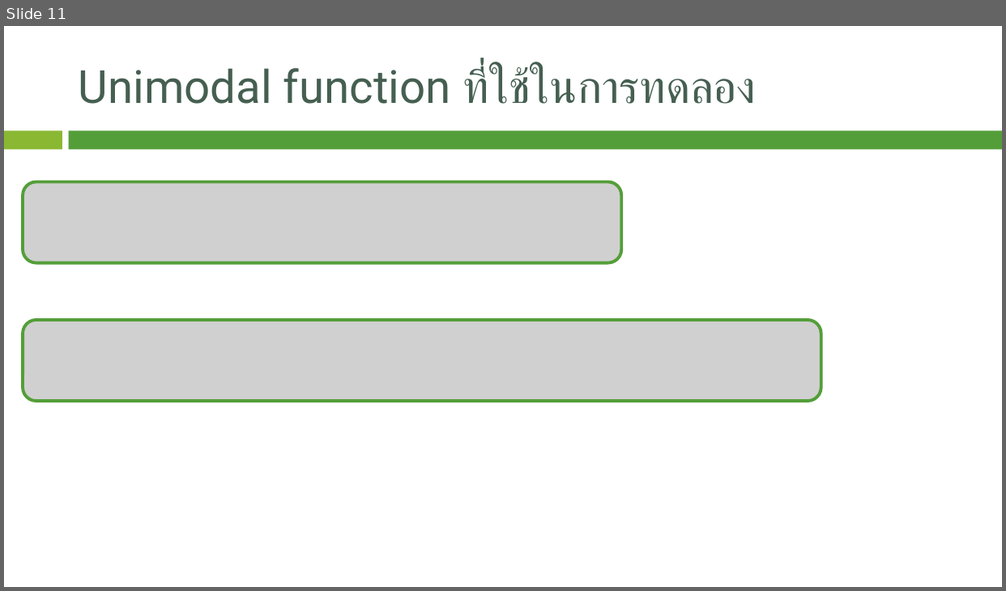
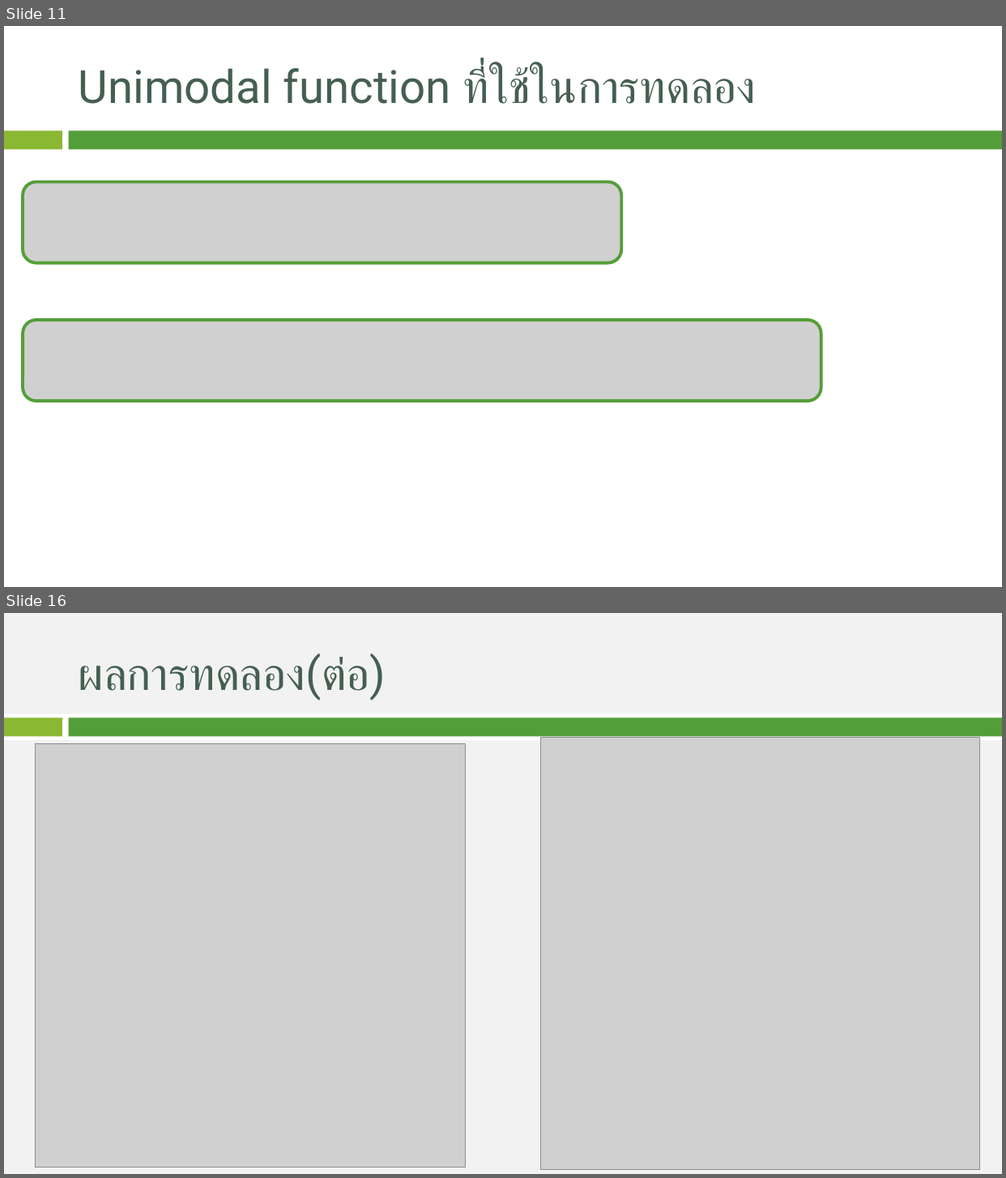
Before and after one commit to JhonSPattan/Algorithm, a slide deck: Adptive_DSIDE.pptx. Shown one above the other, each under a label of ours: slide 11 before the commit, slides 11 and 16 after it; the slides between them are not shown. The pictures are 1006x591 and 1006x1178 pixels, drawn with LibreOffice and Linux fonts; fonts in the diff are those of the drawing; grey boxes stand for pictures; background and template pictures are left out. Boxes give left, top, right and bottom in pixels: in the first picture for what was removed or moved away, otherwise in the second. Text is boxed around its words. In the diff, an @@ line names an element or a change of style, - is before the commit and + after.

```diff
--- a/Adptive_DSIDE.pptx
+++ b/Adptive_DSIDE.pptx
@@ slide 16 added at (x1=4, y1=613, x2=1002, y2=1174), background #F2F2F2; not listed: 2 template elements that a slide beside it also shows @@
@@ title added at (x1=79, y1=654, x2=386, y2=700), 44 pt, text #455F51 @@
+ผลการทดลอง(ต่อ)
@@ rectangle added at (x1=4, y1=714, x2=1002, y2=740), fill #FFFFFF @@
@@ picture added at (x1=36, y1=744, x2=466, y2=1168) @@
@@ picture added at (x1=541, y1=737, x2=980, y2=1170) @@
```
Also in this commit, not shown: 6 slides changed.
